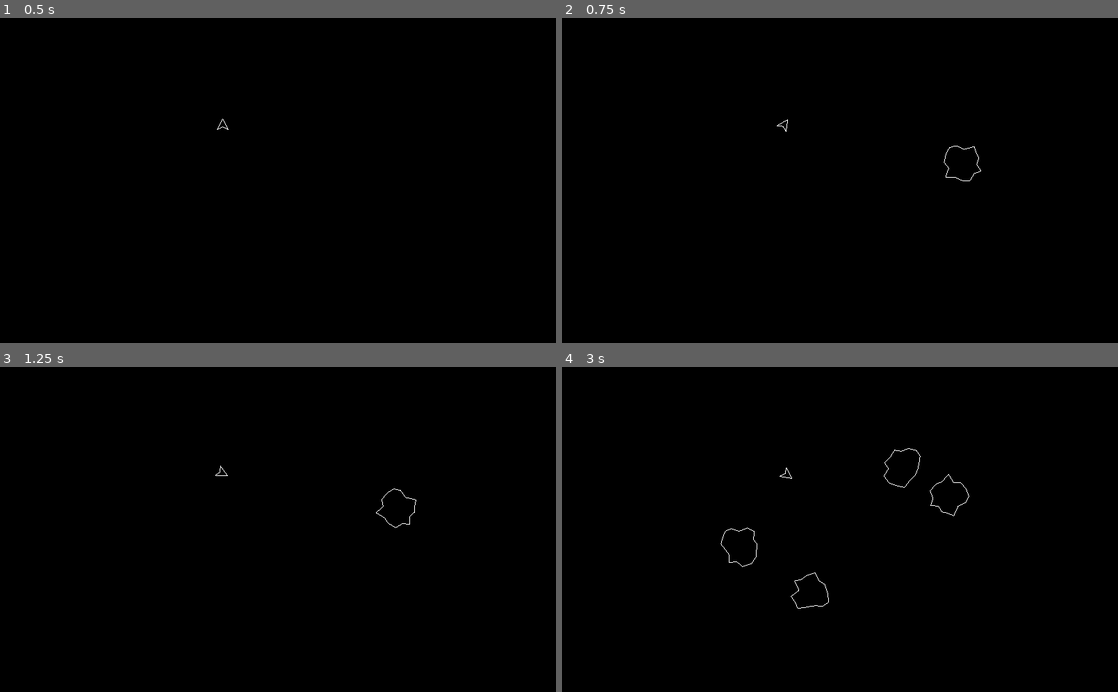
Above: before the commit, frames 1-4 (two rows, left to right).
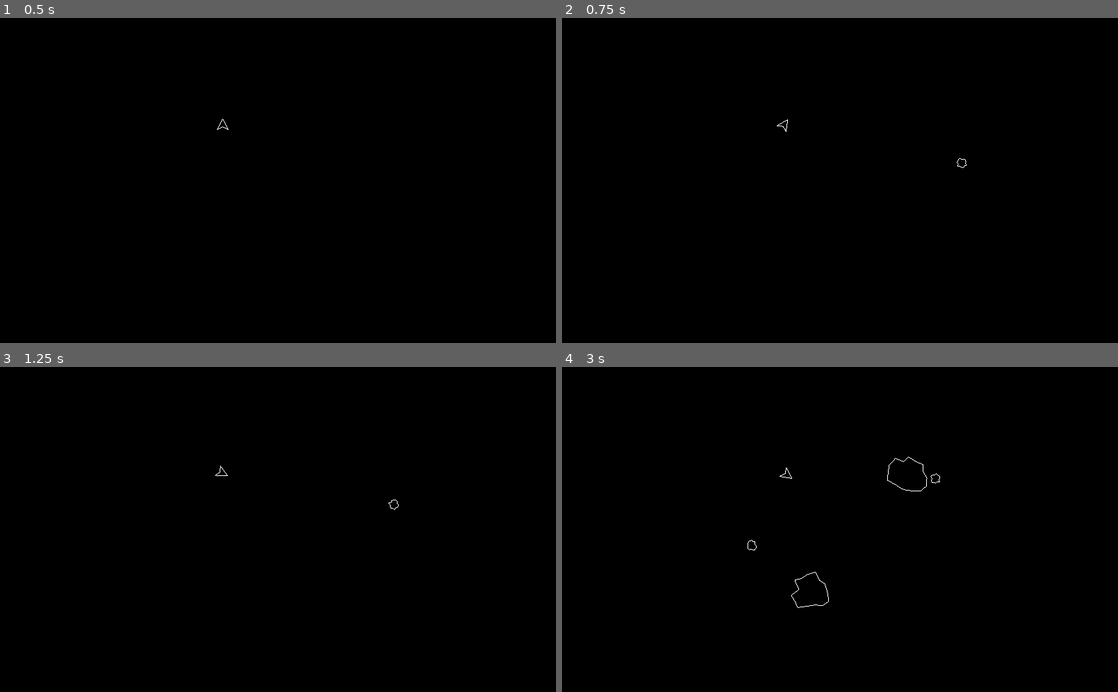
Above: after the commit, the same moments.

Repository: angryottr/Asterids
Game: Godot game, scene res://Main.tscn
The game is run twice, just before and just after one commit, with the same random seed, the same clock (stepped at 60 frames per second) and the same inputs.
Inputs (mouse positions are in pixels of both pictures, inside the frame that each line leads up to):
- Up to frame 1 (0.5 s): no input
- Up to frame 2 (0.75 s): tap Enter at 0.5 s; move the mouse to (962, 164) at 0.52 s; hold Right (ui_right) from 0.53 s (still down); click (962, 164) at 0.67 s
- Up to frame 3 (1.25 s): keep holding Right (ui_right)
- Up to frame 4 (3 s): move the mouse to (728, 545) at 1.27 s; release Right (ui_right) at 1.28 s; hold Left (ui_left) 1.28-2.03 s; click (728, 545) at 1.42 s; move the mouse to (895, 458) at 2.02 s; hold Right (ui_right) 2.03-2.78 s; click (895, 458) at 2.17 s; move the mouse to (812, 594) at 2.77 s; hold Up (ui_up) from 2.78 s (still down); click (812, 594) at 2.92 s

Frame 1 is identical in both runs. In frame 2, less than 0.1% of the frame differs, in the area x 68-76%, y 39-51%; in frame 3, less than 0.1%; in frame 4, 0.3%, in the area x 28-74%, y 25-75%.

Commit message:
Physics!

Diff:
--- a/Asteroid/Asteroid.gd
+++ b/Asteroid/Asteroid.gd
@@ -1,9 +1,7 @@
-extends Area2D
+extends RigidBody2D
 
 var rng = RandomNumberGenerator.new()
 var screen_size
-var velocity
-var rotational_velocity
 
 export var size = 32
 export var shape_resolution = 16
@@ -23,12 +21,11 @@
 	add_collision()
 
 
-func _process(delta):
-	rotation += rotational_velocity * delta
-	position += velocity * delta
-
-	position.x = wrapf(position.x, 0, screen_size.x)
-	position.y = wrapf(position.y, 0, screen_size.y)
+func _integrate_forces(state):
+	var transform = state.get_transform()
+	transform.origin.x = wrapf(transform.origin.x, 0, screen_size.x)
+	transform.origin.y = wrapf(transform.origin.y, 0, screen_size.y)
+	state.set_transform(transform)
 
 
 func generate_shape():
@@ -42,9 +39,9 @@
 
 
 func generate_velocities():
-	rotational_velocity = rng.randf_range(-2.0, 2.0)
-	var speed = rng.randf_range(10.0, 50.0)
-	velocity = Vector2(0, speed).rotated(rng.randf_range(0, 2 * PI))
+	angular_velocity = rng.randf_range(-4.0, 4.0)
+	var speed = rng.randf_range(20.0, 100.0)
+	linear_velocity = Vector2(0, speed).rotated(rng.randf_range(0, 2 * PI))
 
 
 func add_collision():
--- a/Asteroid/Asteroid.tscn
+++ b/Asteroid/Asteroid.tscn
@@ -3,7 +3,7 @@
 [ext_resource path="res://Asteroid/Drawing.gd" type="Script" id=1]
 [ext_resource path="res://Asteroid/Asteroid.gd" type="Script" id=2]
 
-[node name="Asteroid" type="Area2D"]
+[node name="Asteroid" type="RigidBody2D"]
 position = Vector2( 300.233, 179.962 )
 script = ExtResource( 2 )
 __meta__ = {
--- a/Main.gd
+++ b/Main.gd
@@ -3,7 +3,9 @@
 export (PackedScene) var Asteroid
 
 func _input(event):
-   if event is InputEventMouseButton and event.pressed:
-	   var asteroid = Asteroid.instance()
-	   asteroid.position = event.position
-	   add_child(asteroid)
+	if event is InputEventMouseButton and event.pressed:
+		var asteroid = Asteroid.instance()
+		asteroid.size = [8, 16, 32, 64][randi() % 4]
+		asteroid.mass = asteroid.size
+		asteroid.position = event.position
+		add_child(asteroid)
--- a/project.godot
+++ b/project.godot
@@ -23,6 +23,13 @@
 window/stretch/mode="2d"
 window/stretch/aspect="keep"
 
+[physics]
+
+2d/default_gravity=0
+2d/default_gravity_vector=Vector2( 0, 0 )
+2d/default_linear_damp=0.0
+2d/default_angular_damp=0.0
+
 [rendering]
 
 environment/default_environment="res://default_env.tres"
